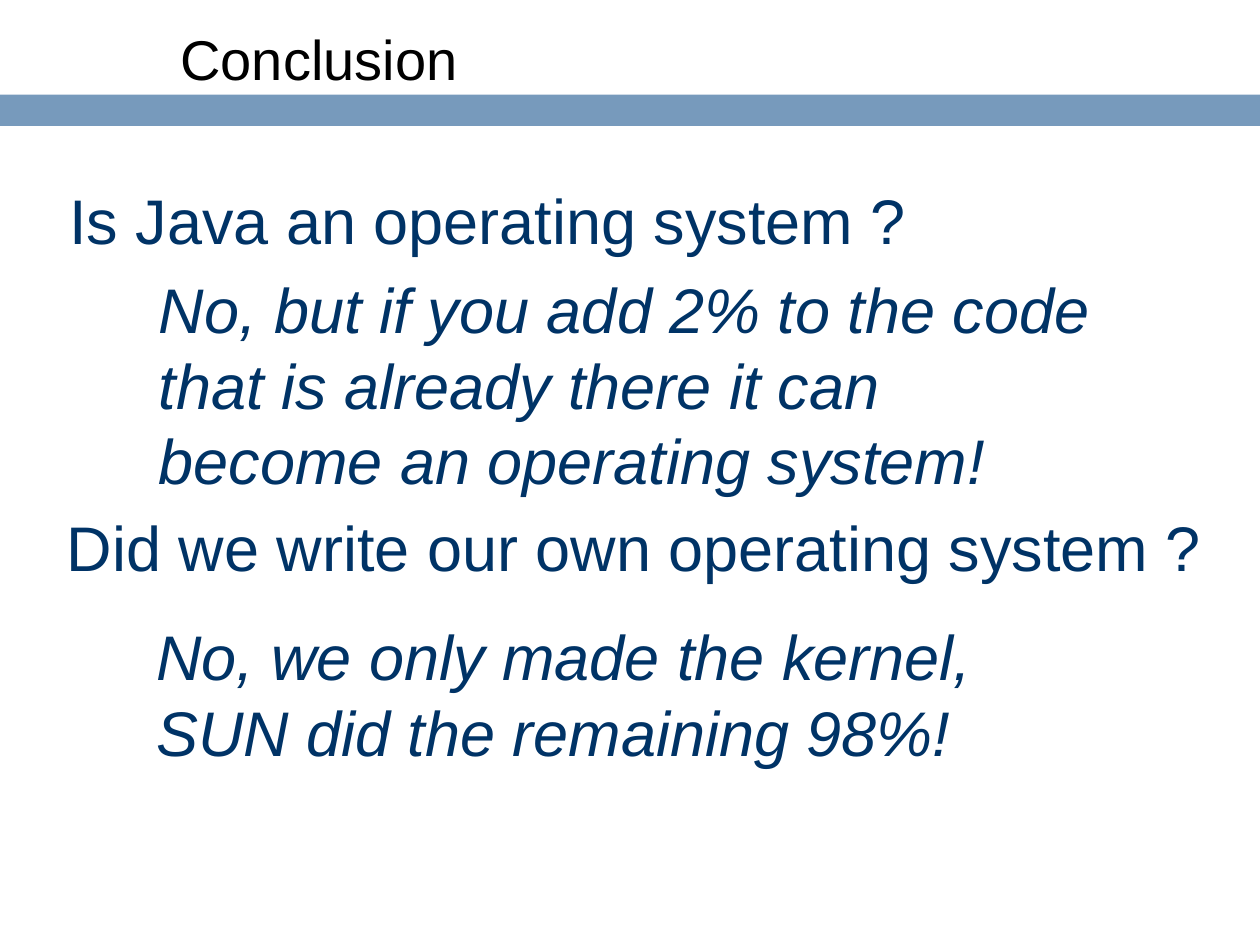
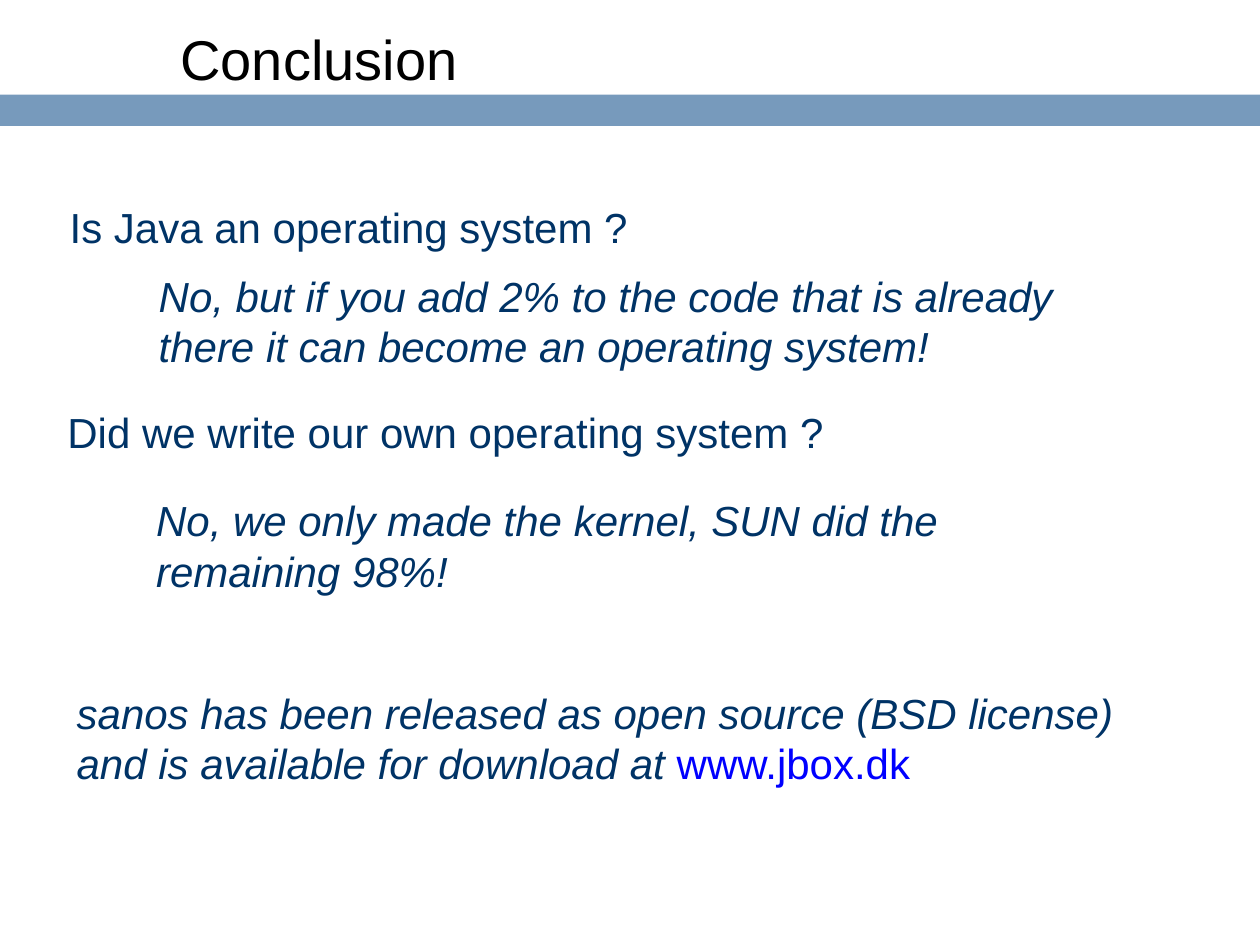
Before and after one commit to ringgaard/sanos, a slide deck: slide 25 of doc/jbox-jaoo.ppt. Drawn at 1260x945 pixels with LibreOffice and Linux fonts; fonts in the diff are those of the drawing; background and template pictures are left out. Boxes give left, top, right and bottom in pixels: in the first picture for what was removed or moved away, otherwise in the second. Text is boxed around its words. In the diff, an @@ line names an element or a change of style, - is before the commit and + after.

```diff
--- a/doc/jbox-jaoo.ppt
+++ b/doc/jbox-jaoo.ppt
@@ text "Is Java an operating system ...": place and size @@
-text "Is Java an operating system ..." at (69,198,853,255)
+text "Is Java an operating system ..." at (70,212,592,252)
@@ size 36 to 24 pt in 4 elements at (159,281,1053,371), (70,212,592,252), (156,505,937,595), (67,417,788,456) @@
@@ text "Did we write our own ...": place and size @@
-text "Did we write our own ..." at (67,525,1148,583)
+text "Did we write our own ..." at (67,417,788,456)
@@ text "No, we only made the ...": place and size @@
-text "No, we only made the ..." at (156,634,971,767)
+text "No, we only made the ..." at (156,505,937,595)
@@ text added at (77,698,1113,788), 24 pt, text #003366, italic @@
+sanos has been released as open source (BSD license) and is available for download at www.jbox.dk
```
Also in this commit, not shown: 6 other slides changed, 3 other files.
